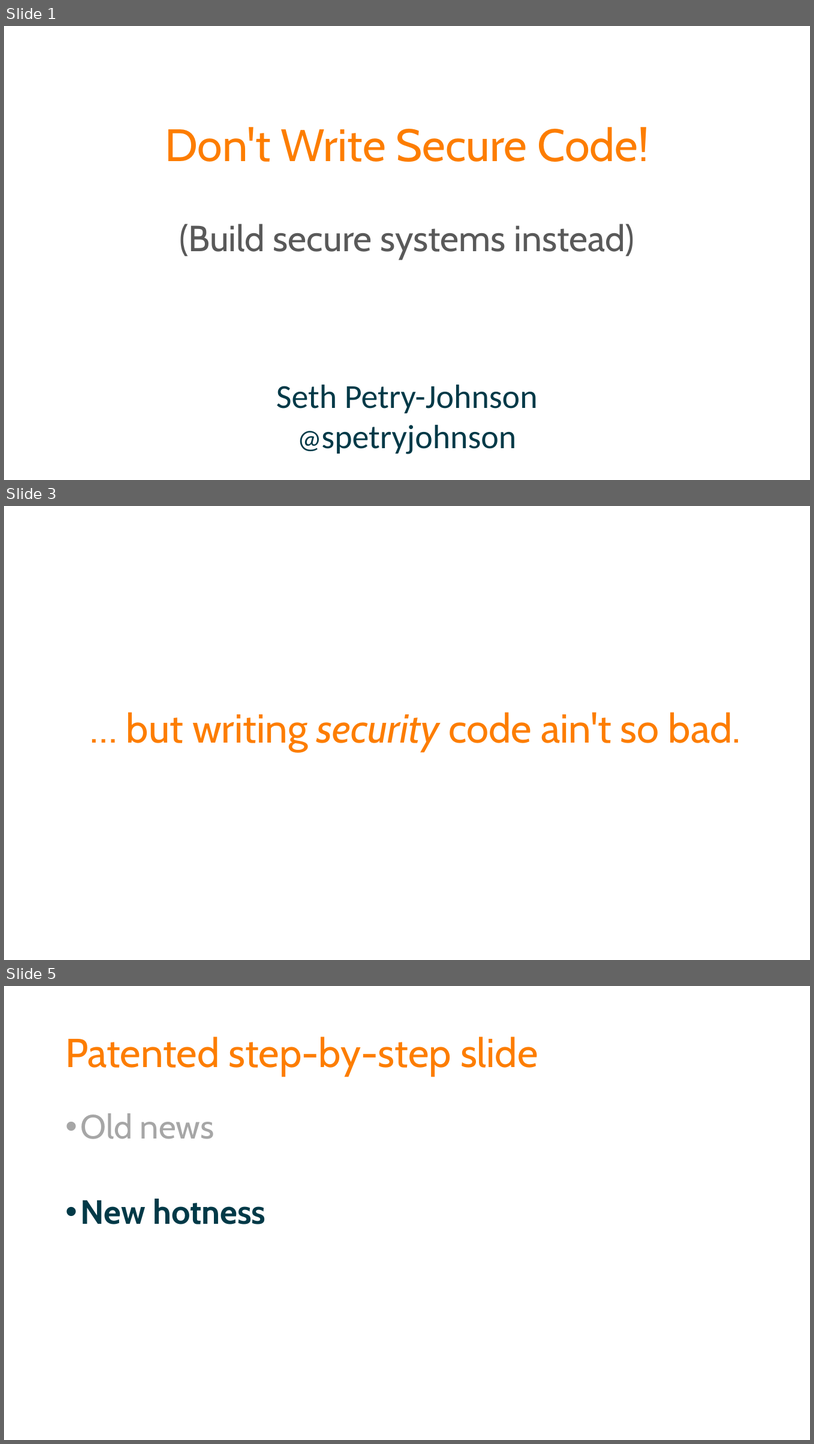
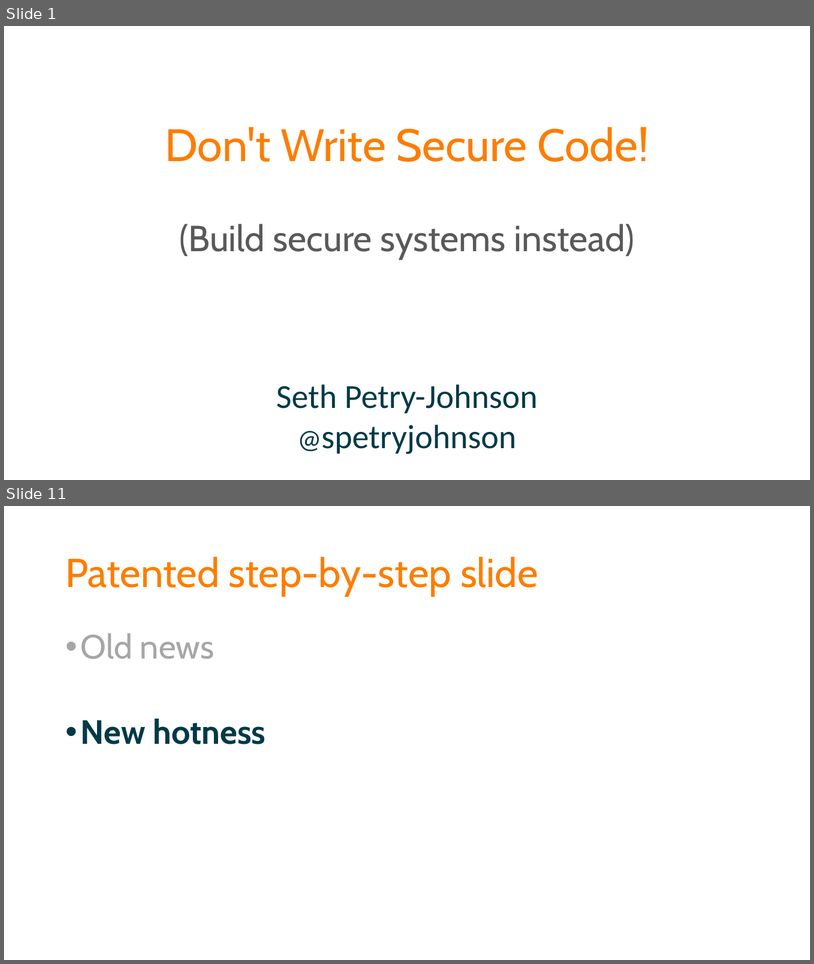
Before and after one commit to spetryjohnson/Talk---Dont-Write-Secure-Code-Design-Secure-Systems, a slide deck: Secure Systems - CodeMash 2017.pptx. Shown one above the other, each under a label of ours: slides 1, 3 and 5 before the commit, slides 1 and 11 after it; the slides between them are not shown. The pictures are 814x1444 and 814x964 pixels, drawn with LibreOffice and Linux fonts; fonts in the diff are those of the drawing. Boxes give left, top, right and bottom in pixels: in the first picture for what was removed or moved away, otherwise in the second. Text is boxed around its words. In the diff, an @@ line names an element or a change of style, - is before the commit and + after.

```diff
--- a/Secure Systems - CodeMash 2017.pptx
+++ b/Secure Systems - CodeMash 2017.pptx
@@ slide 3 removed at box(4, 506, 810, 960), background #FFFFFF @@
@@ title removed at box(126, 712, 741, 752) @@
-… but writing security code ain't so bad.
@@ what was slide 5 is now slide 11 @@
```
Also in this commit, not shown: 2 slides changed, 8 slides added, 2 other files.
